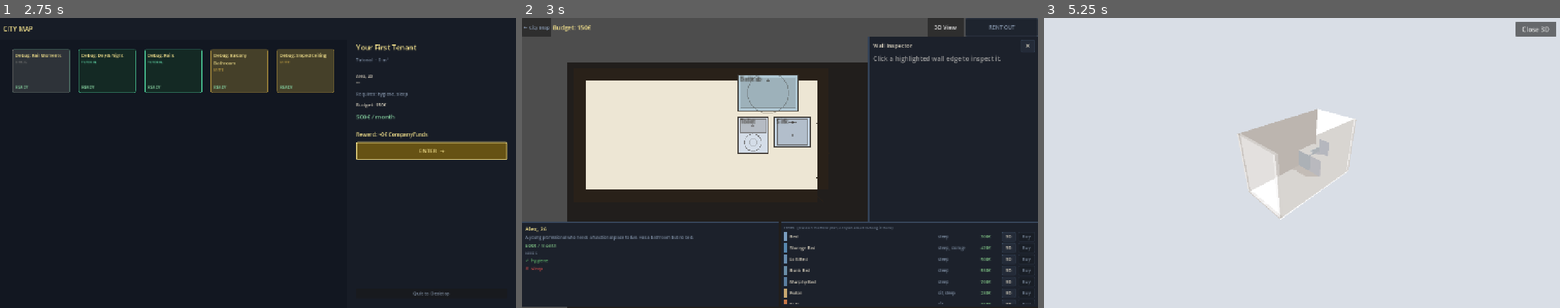
Above: before the commit, frames 1-3 (left to right).
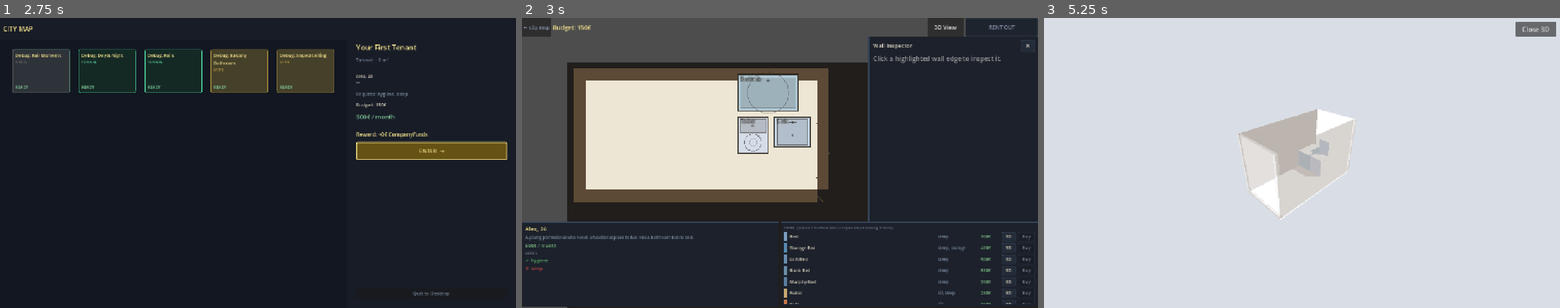
Above: after the commit, the same moments.

Repository: Bobovino/MakeItFit
Game: Godot game, scene res://scenes/CityMap.tscn
Same seed, same stepped clock (60 frames per second), same inputs: the game is played once before the commit and once after it.
Inputs:
- Up to frame 1 (2.75 s): click "★ Replay" at 0.5 s; click "★ Replay" at 1.25 s; click "★ Replay" at 2 s
- Up to frame 2 (3 s): click "ENTER →" at 2.75 s
- Up to frame 3 (5.25 s): click "← City Map" at 3.5 s; click "ENTER →" at 4.25 s; click "3D View" at 5 s

Frame 1 is identical in both runs. In frame 2, 5.6% of the frame differs, in the area x 10-60%, y 17-64%; in frame 3, nothing differs.

Commit message:
Make wall segments the source of truth for room footprint, not floor tiles
get_room_bounds() now derives the room's extent from wall segments first
(falling back to floor tiles only when no segments exist), and stray floor
tiles that fall outside the wall polygon are pruned at load time — unless
they carry a floor_kind tag (balcony, bathroom nook), which are deliberate
exterior/alcove extensions with no walls of their own.

This was the root cause behind walls/3D view repeatedly being sized off
leftover or accidental floor-tile painting instead of the actual walls.

Also fixes a wall-ink color that was nearly identical to the canvas
background, which only looked fine because stray floor tiles happened to
sit just outside the walls, creating false contrast.

Diff:
--- a/scripts/GridDraw.gd
+++ b/scripts/GridDraw.gd
@@ -498,7 +498,10 @@
 
 
 func _draw_segments(parent: Floor) -> void:
-	const PRIMARY_COL   := Color(0.16, 0.13, 0.10, 1.0)
+	# Contrasts against both the cream floor AND the dark canvas background —
+	# a near-black ink (previously ~equal to CANVAS_BG) made walls vanish
+	# whenever there was no stray floor tile just outside them for contrast.
+	const PRIMARY_COL   := Color(0.36, 0.29, 0.21, 1.0)
 	const SECONDARY_COL := Color(0.40, 0.36, 0.30, 0.85)
 	const DEMO_COL      := Color(0.78, 0.40, 0.16, 0.18)
 	# Thickness in TILES — walls render as filled tile cells, not lines
--- a/scripts/Wall.gd
+++ b/scripts/Wall.gd
@@ -149,17 +149,10 @@
 	return tile.x >= 0 and tile.x < grid_w and tile.y >= 0 and tile.y < grid_h
 
 
-# Real playable extent of this floor, derived from wall segments (or floor tiles)
-# rather than the apartment-level grid_w/grid_h, which can be a much larger
-# sandbox default unrelated to this room's actual footprint.
+# Real playable extent of this floor, derived from wall segments — the walls
+# are the source of truth for the room's footprint; floor tiles are pruned to
+# fit inside them (see _prune_floor_mask_to_walls), not the other way around.
 func get_room_bounds() -> Rect2i:
-	if not floor_mask.is_empty():
-		var minx := INF; var miny := INF; var maxx := -INF; var maxy := -INF
-		for t in floor_mask:
-			var tv := t as Vector2i
-			minx = min(minx, tv.x); maxx = max(maxx, tv.x)
-			miny = min(miny, tv.y); maxy = max(maxy, tv.y)
-		return Rect2i(int(minx), int(miny), int(maxx - minx) + 1, int(maxy - miny) + 1)
 	if not segments.is_empty():
 		var minx := INF; var miny := INF; var maxx := -INF; var maxy := -INF
 		for s in segments:
@@ -169,7 +162,46 @@
 			miny = min(miny, min(sd["y1"] as int, sd["y2"] as int))
 			maxy = max(maxy, max(sd["y1"] as int, sd["y2"] as int))
 		return Rect2i(int(minx), int(miny), int(maxx - minx), int(maxy - miny))
+	if not floor_mask.is_empty():
+		var minx := INF; var miny := INF; var maxx := -INF; var maxy := -INF
+		for t in floor_mask:
+			var tv := t as Vector2i
+			minx = min(minx, tv.x); maxx = max(maxx, tv.x)
+			miny = min(miny, tv.y); maxy = max(maxy, tv.y)
+		return Rect2i(int(minx), int(miny), int(maxx - minx) + 1, int(maxy - miny) + 1)
 	return Rect2i(0, 0, grid_w, grid_h)
+
+
+# Wall segments are the source of truth for the main room's footprint. A
+# painted floor tile that falls outside the polygon they enclose is dropped
+# UNLESS it carries a floor_kind tag (balcony, bathroom nook, etc.) — those are
+# deliberate exterior/alcove extensions with no walls of their own. Untagged
+# stray tiles left over from an earlier wall edit are what silently inflated
+# get_room_bounds() and, from there, every wall/3D-view calculation that
+# relies on it — get_room_bounds() itself now reads segments directly, but a
+# stray tile can still cause bogus placement/occlusion elsewhere, so drop it.
+func _prune_floor_mask_to_walls() -> void:
+	if floor_mask.is_empty() or segments.is_empty():
+		return
+	var poly := _wall_polygon()
+	if poly.size() < 3:
+		return
+	var pruned: Dictionary = {}
+	for t in floor_mask:
+		var tv := t as Vector2i
+		if floor_kind.has(tv) or Geometry2D.is_point_in_polygon(Vector2(tv.x + 0.5, tv.y + 0.5), poly):
+			pruned[tv] = true
+	floor_mask = pruned
+
+
+# Builds the closed outer polygon from the wall segment chain (each segment's
+# start point connects to the previous one's end).
+func _wall_polygon() -> PackedVector2Array:
+	var poly := PackedVector2Array()
+	for s in segments:
+		var sd := s as Dictionary
+		poly.append(Vector2(sd["x1"] as int, sd["y1"] as int))
+	return poly
 
 
 func get_light(tile: Vector2i) -> float:
@@ -317,6 +349,7 @@
 			segments.append(cs)
 		wall_definitions = []
 		partitions       = []
+		_prune_floor_mask_to_walls()
 	else:
 		floor_mask       = {}
 		segments         = []
